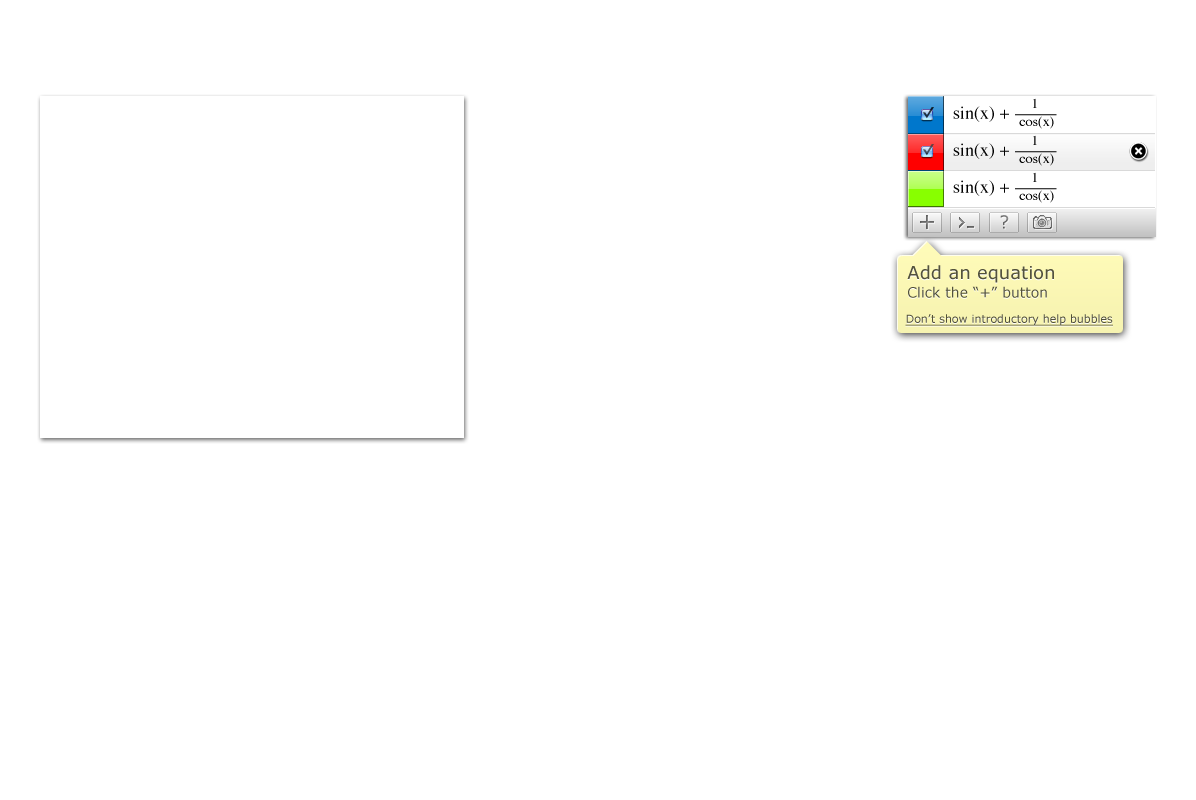
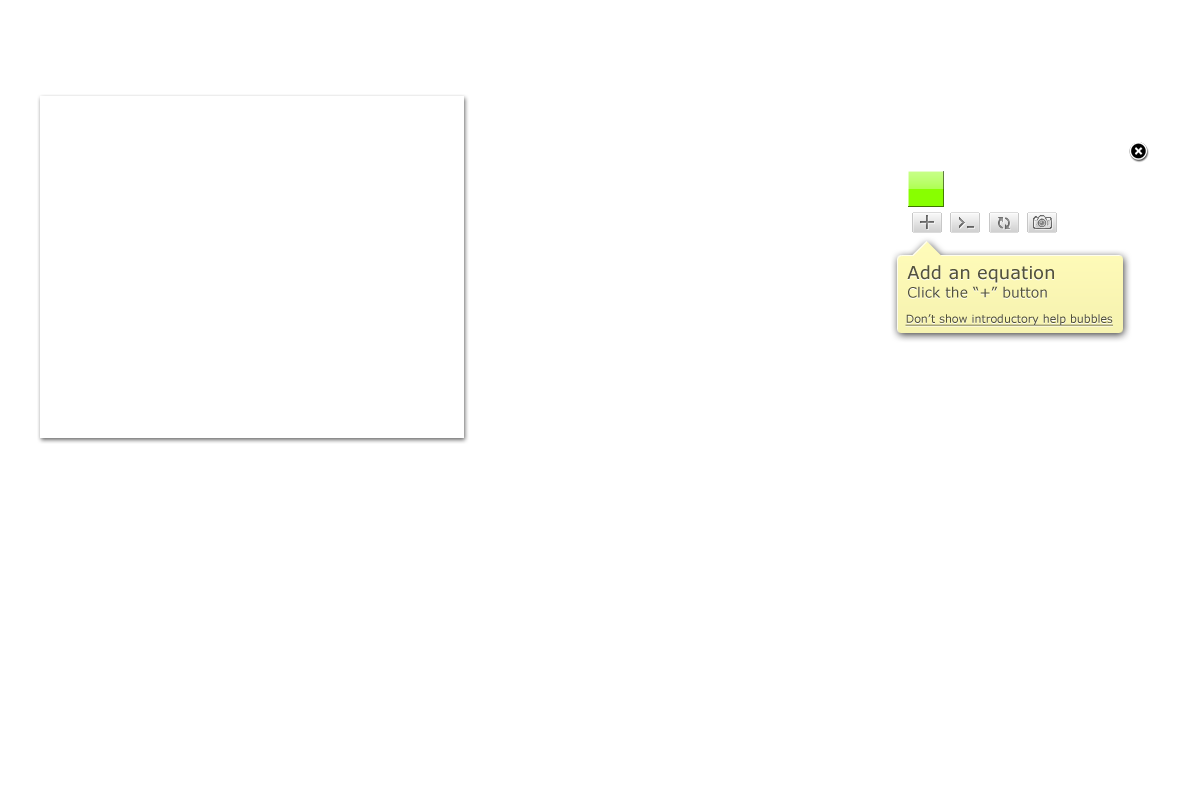
Layers edited between the first and the second (1196, 800) image:
added layer "Layer 35" in group "Group 3 copy 2" over bbox(998, 217, 1010, 229)
hid "?" over bbox(1000, 215, 1009, 229)
hid "Layer 14" over bbox(908, 208, 1156, 237)
hid "Layer 13" over bbox(908, 208, 1156, 237)
hid "Layer 9" over bbox(944, 134, 1155, 135)
hid "Layer 8" over bbox(943, 96, 944, 171)
hid "Layer 7 copy 3" over bbox(908, 96, 944, 97)
hid "Layer 7 copy" over bbox(908, 134, 944, 135)
hid "Layer 7 copy 4" over bbox(908, 170, 944, 171)
hid "Layer 7" over bbox(908, 133, 944, 134)
hid "Layer 4 copy" over bbox(908, 134, 944, 153)
hid group "Group 2 copy 2" (7 layers) over bbox(953, 172, 1057, 203)
hid group "Group 2 copy" (8 layers) over bbox(908, 134, 1155, 170)
hid "cos(x)" (2nd of 3, in "Group 1" › "Group 2 copy") over bbox(1019, 153, 1054, 166)
hid "1" (2nd of 3, in "Group 1" › "Group 2 copy") over bbox(1033, 135, 1037, 145)
hid group "Group 2" (8 layers) over bbox(908, 97, 1057, 133)
hid "Layer 3" over bbox(908, 96, 1156, 237)
